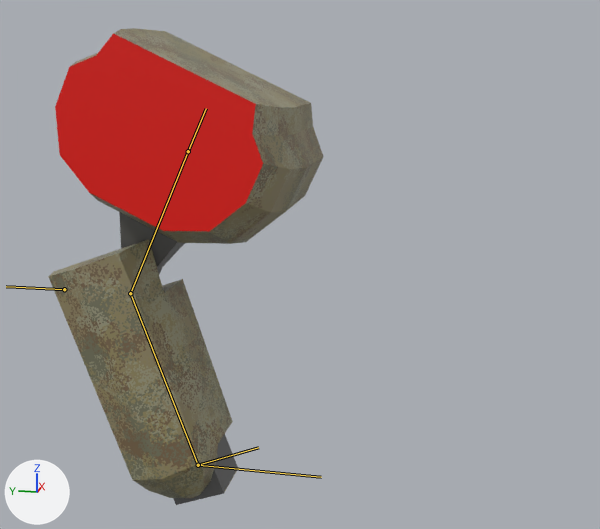
Before and after pictures for a commit that changed the Blender file resources/mechparts/armr/mech_armr08.blend.
Before and after are seen from a 50 mm lens placed at (-1.862, -0.58, 0.189), pointed at (-0.248, -0.258, -0.215). Every picture has the same lights, and +X, +Y and +Z are marked at lower left. The bones that bend it are drawn over the model as lines.

Names of what the first picture shows: 'arm'.
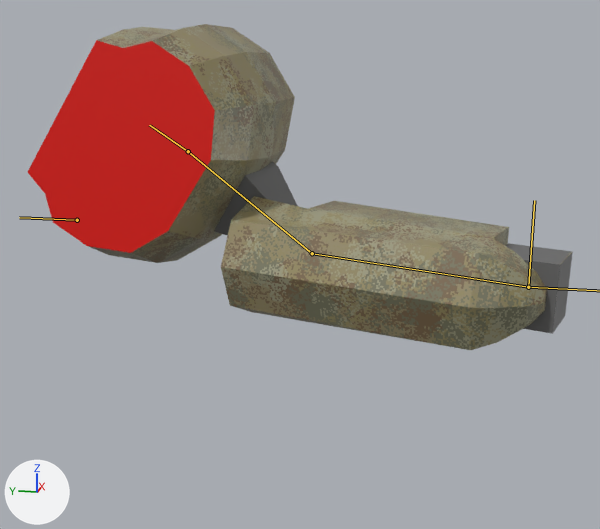
The newer file adds an action. The first version stands in its rest pose; the second is drawn at frame 30 of the action 'melee'.

Pixel boxes (x1, y1, x2, y2) of what changed, in the pictures (600 x 529 px):
```json
{"object": "arm", "change": "posed", "before": [48, 28, 324, 505], "after": [28, 24, 573, 350], "on screen": "97% wider, 32% shorter"}
{"bone": "arm_ik_pole", "before": "(64, 289) to (6, 286)", "after": "(77, 220) to (19, 217)"}
```

Scene script edits in JSON lines:
```json
{"block": "bone_arm_ik_pole", "where": "bone_arm_ik_pole = bpy.data.objects['Armature'].pose.bones['arm_ik_pole']"}
{"op": "set", "path": "bone_arm_ik_pole.location", "old": "(0.0, 0.0, 0.0)", "new": "(0.083, 0.0, 0.146)"}
{"block": "bone_arm_ik_target", "where": "bone_arm_ik_target = bpy.data.objects['Armature'].pose.bones['arm_ik_target']"}
{"op": "set", "path": "bone_arm_ik_target.location", "old": "(0.0, 0.0, 0.0)", "new": "(0.2, 0.7, 0.521)"}
```
